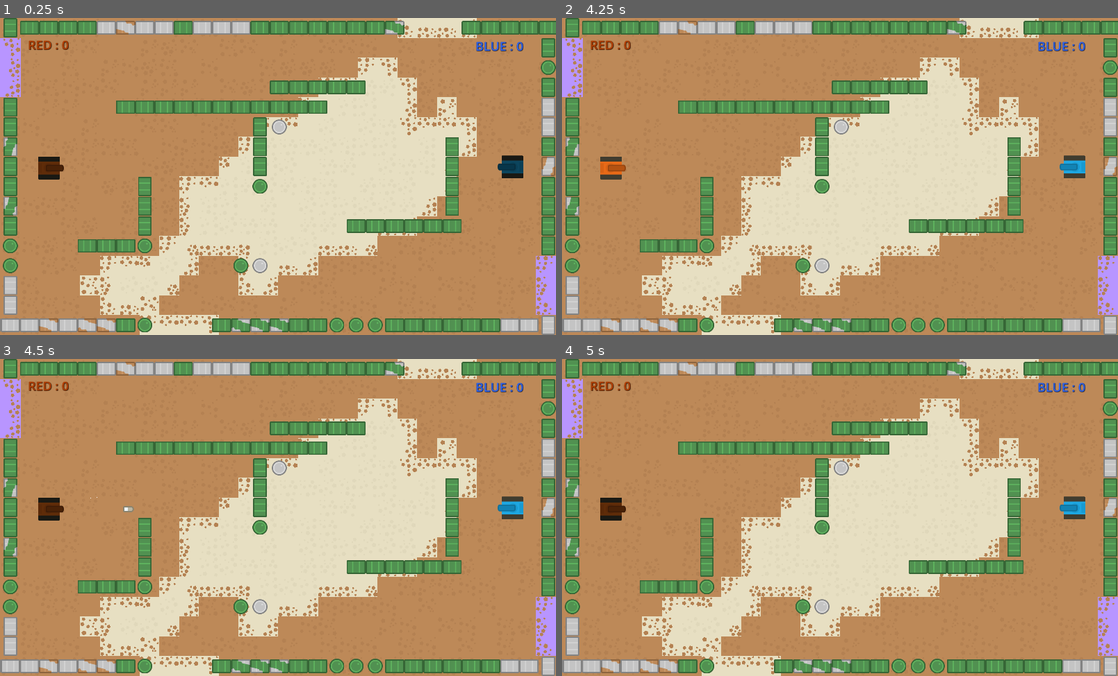
Above: before the commit, frames 1-4 (two rows, left to right).
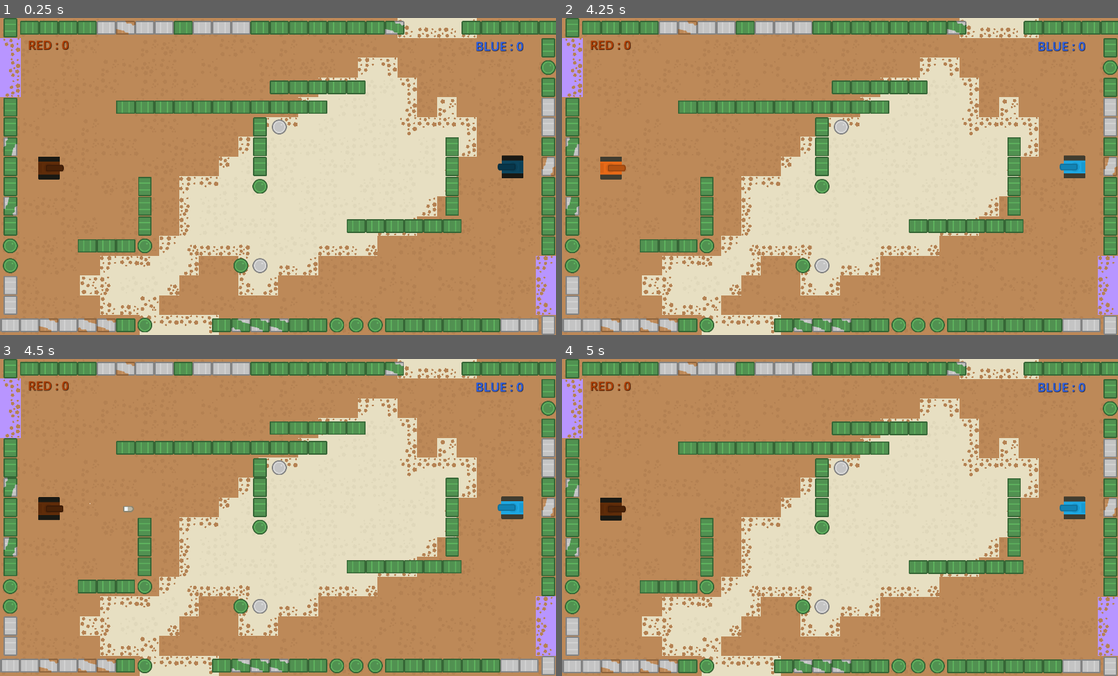
Above: after the commit, the same moments.

Repository: Iron-Wolf/snippy_tank
Game: Godot game, scene res://scenes/world.tscn
The game is run twice, just before and just after one commit, with the same random seed, the same clock (stepped at 60 frames per second) and the same inputs.
Inputs:
- Up to frame 1 (0.25 s): no input
- Up to frame 2 (4.25 s): tap Enter at 0.5, 2, 3.5 s; tap Space at 1.25, 2.75 s
- Up to frame 3 (4.5 s): tap Space at 4.25 s
- Up to frame 4 (5 s): no input

Frames 1-2 are identical in both runs. In frame 3, 2.6% of the frame differs, in the area x 0-100%, y 0-100%; in frame 4, nothing differs.

Commit message:
alternative shoot control + camera shake

Diff:
--- a/project.godot
+++ b/project.godot
@@ -124,6 +124,7 @@
 p2_shoot={
 "deadzone": 0.5,
 "events": [null, Object(InputEventJoypadMotion,"resource_local_to_scene":false,"resource_name":"","device":1,"axis":5,"axis_value":1.0,"script":null)
+, Object(InputEventKey,"resource_local_to_scene":false,"resource_name":"","device":-1,"window_id":0,"alt_pressed":false,"shift_pressed":false,"ctrl_pressed":false,"meta_pressed":false,"pressed":false,"keycode":80,"physical_keycode":0,"key_label":0,"unicode":112,"location":0,"echo":false,"script":null)
 ]
 }
 
--- a/scenes/world.tscn
+++ b/scenes/world.tscn
@@ -15,6 +15,8 @@
 [ext_resource type="AudioStream" uid="uid://cv1qjfwqtme64" path="res://assets/sound/March_and_Play_intro.mp3" id="8_ikfit"]
 [ext_resource type="AudioStream" uid="uid://cmg4itiisuui3" path="res://assets/sound/March_and_Play_trumpet_v2.mp3" id="11_afg07"]
 [ext_resource type="Script" path="res://scripts/score.gd" id="13_ke55v"]
+[ext_resource type="AudioStream" uid="uid://riokircuj4t0" path="res://assets/sound/arcade-ui-2_floraphonic.mp3" id="15_1h2wt"]
+[ext_resource type="Script" path="res://scripts/camera.gd" id="17_cnb27"]
 
 [sub_resource type="TileSetAtlasSource" id="TileSetAtlasSource_pbxqr"]
 texture = ExtResource("1_pnfxt")
@@ -164,6 +166,10 @@
 stream = ExtResource("8_ikfit")
 volume_db = -5.0
 
+[node name="NewRoundAudio" type="AudioStreamPlayer" parent="BackgroundAudio"]
+stream = ExtResource("15_1h2wt")
+volume_db = -5.0
+
 [node name="UI" type="Control" parent="."]
 layout_mode = 3
 anchors_preset = 0
@@ -193,5 +199,15 @@
 text = "BLUE : "
 script = ExtResource("13_ke55v")
 
+[node name="Camera2D" type="Camera2D" parent="."]
+position = Vector2(896, 512)
+script = ExtResource("17_cnb27")
+
 [connection signal="fight_started" from="Player1" to="BackgroundAudio" method="on_fight_started"]
+[connection signal="fight_started" from="Player1" to="Camera2D" method="on_fight_started"]
+[connection signal="player_killed" from="Player1" to="Camera2D" method="on_player_killed"]
+[connection signal="round_started" from="Player1" to="BackgroundAudio" method="on_round_started"]
 [connection signal="fight_started" from="Player2" to="BackgroundAudio" method="on_fight_started"]
+[connection signal="fight_started" from="Player2" to="Camera2D" method="on_fight_started"]
+[connection signal="player_killed" from="Player2" to="Camera2D" method="on_player_killed"]
+[connection signal="round_started" from="Player2" to="BackgroundAudio" method="on_round_started"]
--- a/scripts/audio.gd
+++ b/scripts/audio.gd
@@ -53,9 +53,12 @@
 		if volume_fight > -20:
 			set_volume(AudioIdx.CHILL, volume_chill - SPEED_TRANSITION)
 
+func set_volume(idx: int, volume: float) -> void:
+	var v = clamp(volume, -60, 0)
+	audio_stream.set_sync_stream_volume(idx, v)
+
 func on_fight_started() -> void:
 	time_in_fight.start(MAX_TIME_IN_FIGHT)
 
-func set_volume(idx: int, volume: float) -> void:
-	var v = clamp(volume, -60, 0)
-	audio_stream.set_sync_stream_volume(idx, v)
+func on_round_started() -> void:
+	$NewRoundAudio.play()
--- /dev/null
+++ b/scripts/camera.gd
@@ -0,0 +1,28 @@
+extends Camera2D
+
+@export var decay: float = 0.8  # How quickly the shaking stops [0, 1].
+@export var max_offset: Vector2 = Vector2(100, 75)  # Maximum hor/ver shake in pixels.
+@export var max_roll: float = 0.1  # Maximum rotation in radians (use sparingly).
+
+var trauma: float = 0  # Current shake strength.
+var trauma_power: int = 2  # Trauma exponent. Use [2, 3].
+
+func _ready():
+	randomize()
+
+func _process(delta):
+	if trauma:
+		trauma = max(trauma - decay * delta, 0)
+		shake()
+
+func shake():
+	var amount = pow(trauma, trauma_power)
+	rotation = max_roll * amount * randf_range(-1, 1)
+	offset.x = max_offset.x * amount * randf_range(-1, 1)
+	offset.y = max_offset.y * amount * randf_range(-1, 1)
+
+func on_fight_started() -> void:
+	trauma = 0.3
+
+func on_player_killed() -> void:
+	trauma = 0.8
--- a/scripts/player.gd
+++ b/scripts/player.gd
@@ -7,6 +7,8 @@
 @export var tank_texture: Texture2D
 @export var barrel_texture: Texture2D
 signal fight_started
+signal round_started
+signal player_killed
 
 @onready var screen_size:Vector2 = get_viewport_rect().size
 #@onready var audio: AudioStreamPlayer = $"../BackgroundAudio"
@@ -148,6 +150,7 @@
 	# we rotate the full body, so "rotation" is just displayed in front
 	draw_line(Vector2(100, 0), Vector2.ZERO, Color.BLUE, 4)
 	draw_circle(debug_dict["move_direction"], 10, Color.RED)
+	print(Engine.get_frames_per_second())
 
 # not optimal function (maybe should I use "draw_texture" ?)
 func draw_tracks(texture: Texture2D) -> void:
@@ -162,11 +165,15 @@
 
 #region inputs
 func _unhandled_input(_event: InputEvent) -> void:
+	var old_aim_direction = aim_direction
 	move_direction = Input.get_vector(
 		f("move_left"), f("move_right"), f("move_up"), f("move_down"))
 	aim_direction = Input.get_vector(
 		f("aim_left"), f("aim_right"), f("aim_up"), f("aim_down"))
 	steer_direction = move_direction.x * deg_to_rad(STEERING_ANGLE)
+
+	if old_aim_direction and !aim_direction:
+		shoot()
 
 # format action name with the player_id
 func f(action: String) -> String:
@@ -202,12 +209,12 @@
 	if ammo_left == 0:
 		return
 	ammo_left -= 1
-	fight_started.emit()
 	var b = bullet.instantiate()
 	b.origin_shoot = self
 	owner.add_child(b)
 	b.transform = $barrel/spawn_bullet.global_transform
 
+	fight_started.emit()
 	$ShootAudio.play(0.4)
 
 	# TODO : should be a "bullet" property
@@ -233,6 +240,7 @@
 	owner.add_child(explosion)
 	explosion.emitting = true
 
+	player_killed.emit()
 	$KillAudio.play()
 	visible = false
 
@@ -240,6 +248,7 @@
 	# wait before reloading the scene
 	await get_tree().create_timer(1).timeout
 	get_tree().call_group("respawn", "respawn_process")# respawn ALL objetcs
+	round_started.emit()
 
 func respawn_process() -> void:
 	visible = true
Not shown, added: assets/sound/arcade-ui-2_floraphonic.mp3.import
Not shown: 1 places in scenes/world.tscn that only renumber resources
Not shown, added: assets/sound/arcade-ui-2_floraphonic.mp3
